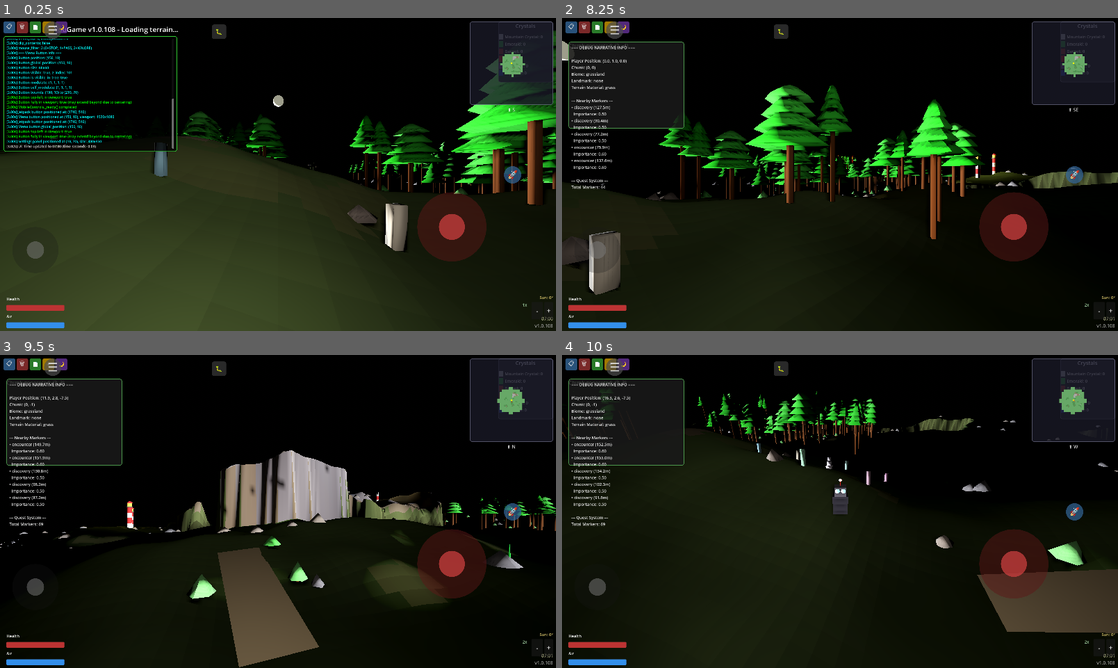
Above: before the commit, frames 1-4 (two rows, left to right).
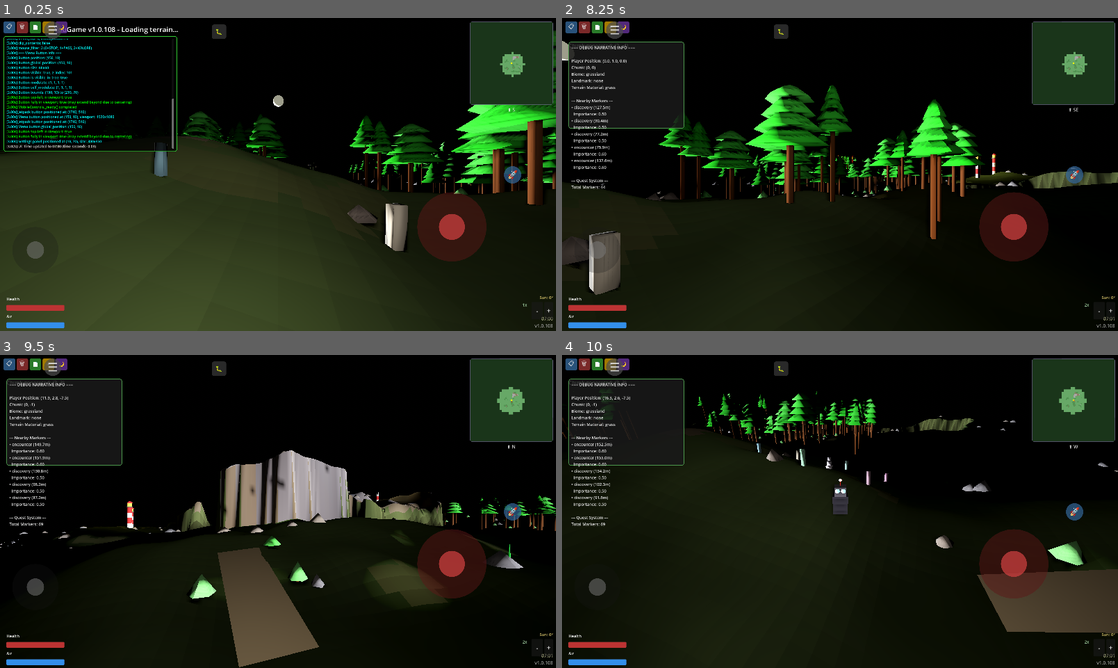
Above: after the commit, the same moments.

Repository: felix-dieterle/YouGame_godot4_public
Game: Godot game, scene res://scenes/main.tscn
The game is run twice, just before and just after one commit, with the same random seed, the same clock (stepped at 60 frames per second) and the same inputs.
Inputs (mouse positions are in pixels of both pictures, inside the frame that each line leads up to):
- Up to frame 1 (0.25 s): no input
- Up to frame 2 (8.25 s): click "📋" at 0.5 s; click "🗑" at 1.25 s; click "📄" at 2 s; click "☀" at 2.75 s; click "-" at 3.5 s; click "+" at 4.25 s; click "🚀" at 5 s; click "☰" at 5.75 s; click "🌙" at 6.5 s; click "🐛" at 7.25 s; tap Enter at 8 s; move the mouse to (962, 158) at 8.02 s; hold Right (ui_right) from 8.03 s (still down); hold Space (jetpack) from 8.03 s (still down); click (962, 158) at 8.17 s
- Up to frame 3 (9.5 s): release Right (ui_right) at 8.75 s; release Space (jetpack) at 8.75 s; drag from (166, 527) to (250, 574) at 8.77 s
- Up to frame 4 (10 s): move the mouse to (895, 442) at 9.52 s; hold Right (ui_right) from 9.53 s (still down); hold V (toggle_camera_view) from 9.53 s (still down)

The runs differ from the first frame. In frame 1, 2.5% of the frame differs, in the area x 84-100%, y 1-28%; in frame 2, 3.6%; in frame 3, 3.5%; in frame 4, 3.5%.

Commit message:
Add dimmed visibility for unexplored minimap areas
Co-authored-by: felix-dieterle <1490062+felix-dieterle@users.noreply.github.com>

Diff:
--- a/scripts/minimap_overlay.gd
+++ b/scripts/minimap_overlay.gd
@@ -29,6 +29,9 @@
 const COLOR_FOREST: Color = Color(0.2, 0.5, 0.2, 1.0)
 const COLOR_MOUNTAIN: Color = Color(0.5, 0.4, 0.3, 1.0)
 const COLOR_PEAK: Color = Color(0.6, 0.6, 0.6, 1.0)
+
+# Visibility settings for explored vs unexplored areas
+const UNEXPLORED_DARKNESS: float = 0.65  # How much to darken unexplored areas (0.0 = black, 1.0 = no darkening)
 
 # References
 var world_manager = null
@@ -211,7 +214,7 @@
 	var max_z = player_pos.z + half_world_width
 
 	# Render each pixel of the map with sampling optimization
-	# Only render visited chunks to save performance (fog of war approach)
+	# Unexplored areas are shown dimmed, visited areas are brighter
 	for py in range(0, map_size, PIXEL_SAMPLE_RATE):
 		for px in range(0, map_size, PIXEL_SAMPLE_RATE):
 			# Convert pixel coordinates to world coordinates
@@ -219,25 +222,29 @@
 			var world_z = min_z + (py / float(map_size)) * (max_z - min_z)
 			var world_pos = Vector3(world_x, 0, world_z)
 
-			# Check if this area has been visited first (performance optimization)
+			# Check if this area has been visited
 			var chunk_x = int(floor(world_x / world_manager.CHUNK_SIZE))
 			var chunk_z = int(floor(world_z / world_manager.CHUNK_SIZE))
 			var chunk_pos = Vector2i(chunk_x, chunk_z)
 
-			# Only render visited chunks (fog of war)
+			# Get terrain color at this position (expensive operation)
+			var color = _get_terrain_color(world_pos)
+
+			# Apply different brightness based on visited status
 			if chunk_pos in visited_chunks:
-				# Get terrain color at this position (expensive operation)
-				var color = _get_terrain_color(world_pos)
 				# Brighten visited areas slightly
 				color = color.lightened(0.15)
-
-				# Fill the sampled pixel block for smoother appearance
-				for dy in range(PIXEL_SAMPLE_RATE):
-					for dx in range(PIXEL_SAMPLE_RATE):
-						var set_px = px + dx
-						var set_py = py + dy
-						if set_px < map_size and set_py < map_size:
-							map_image.set_pixel(set_px, set_py, color)
+			else:
+				# Darken unexplored areas to make them slightly visible but clearly different
+				color = color.darkened(UNEXPLORED_DARKNESS)
+
+			# Fill the sampled pixel block for smoother appearance
+			for dy in range(PIXEL_SAMPLE_RATE):
+				for dx in range(PIXEL_SAMPLE_RATE):
+					var set_px = px + dx
+					var set_py = py + dy
+					if set_px < map_size and set_py < map_size:
+						map_image.set_pixel(set_px, set_py, color)
 
 	# Draw player position and direction
 	_draw_player_indicator()
